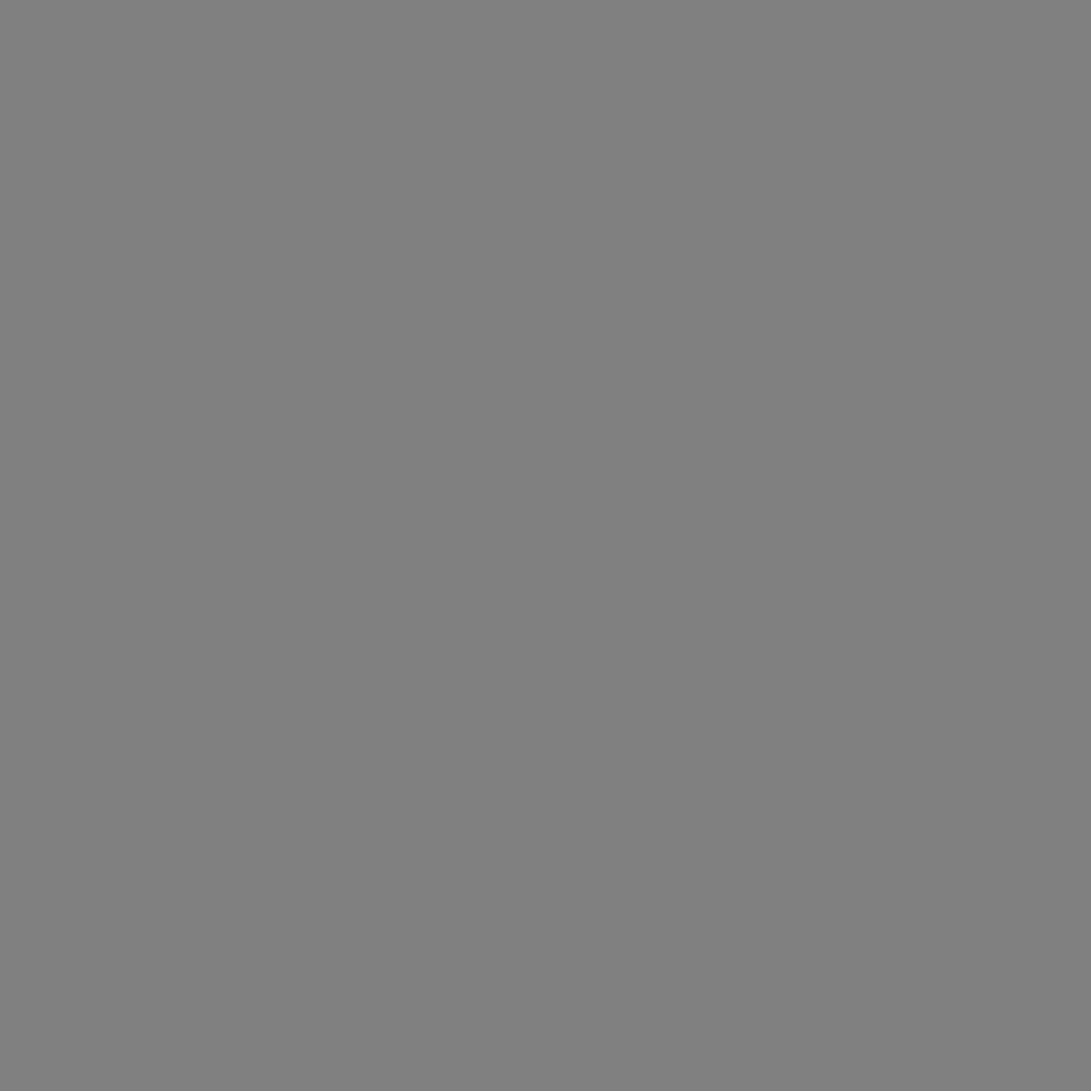
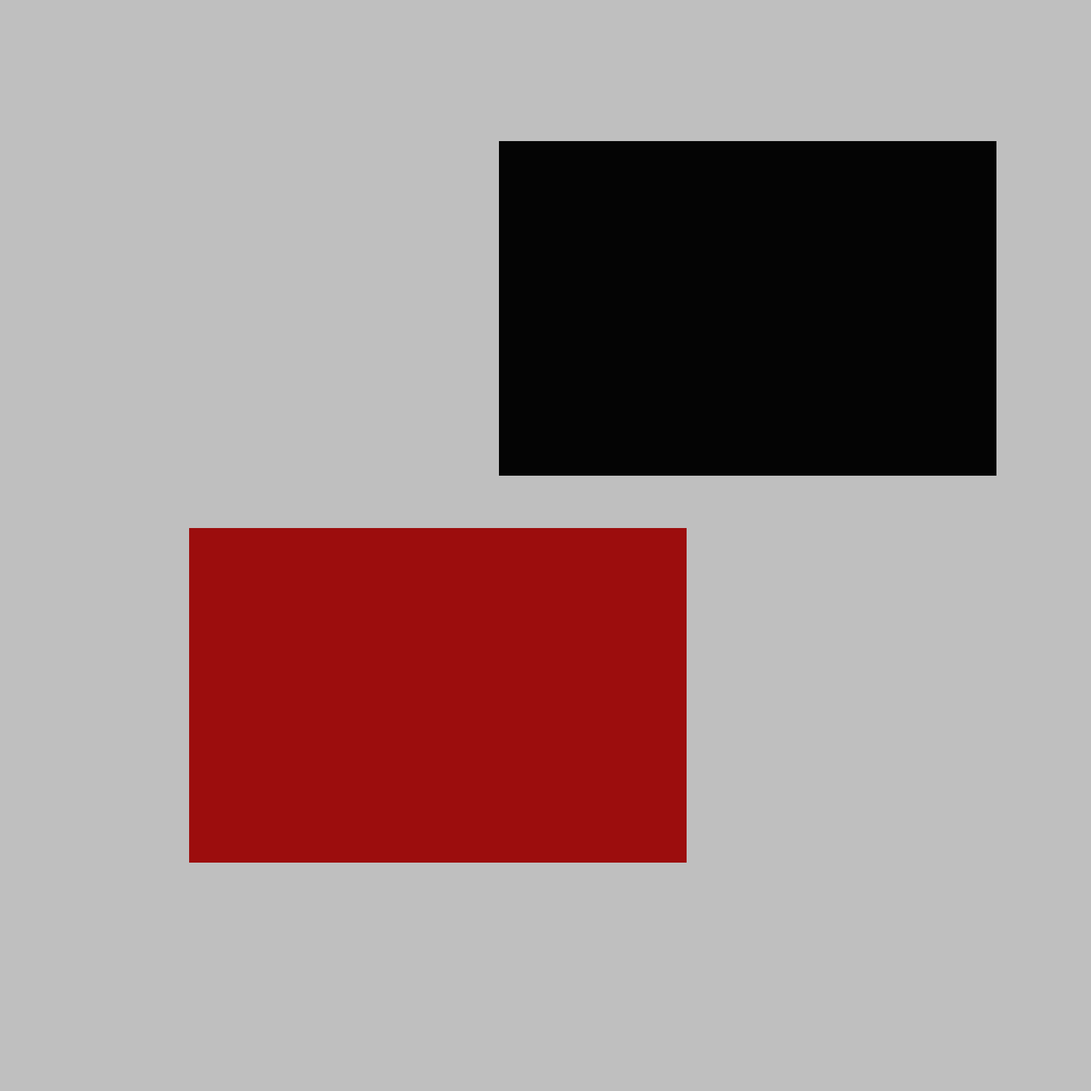
Revision of a layered 1091px x 1091px image; what changed, layer by layer:
added layer "長方形 1 コピー" above "長方形 1" over [189, 528, 687, 864]
added layer "長方形 1" above "レイヤー 0" over [499, 141, 997, 476]
